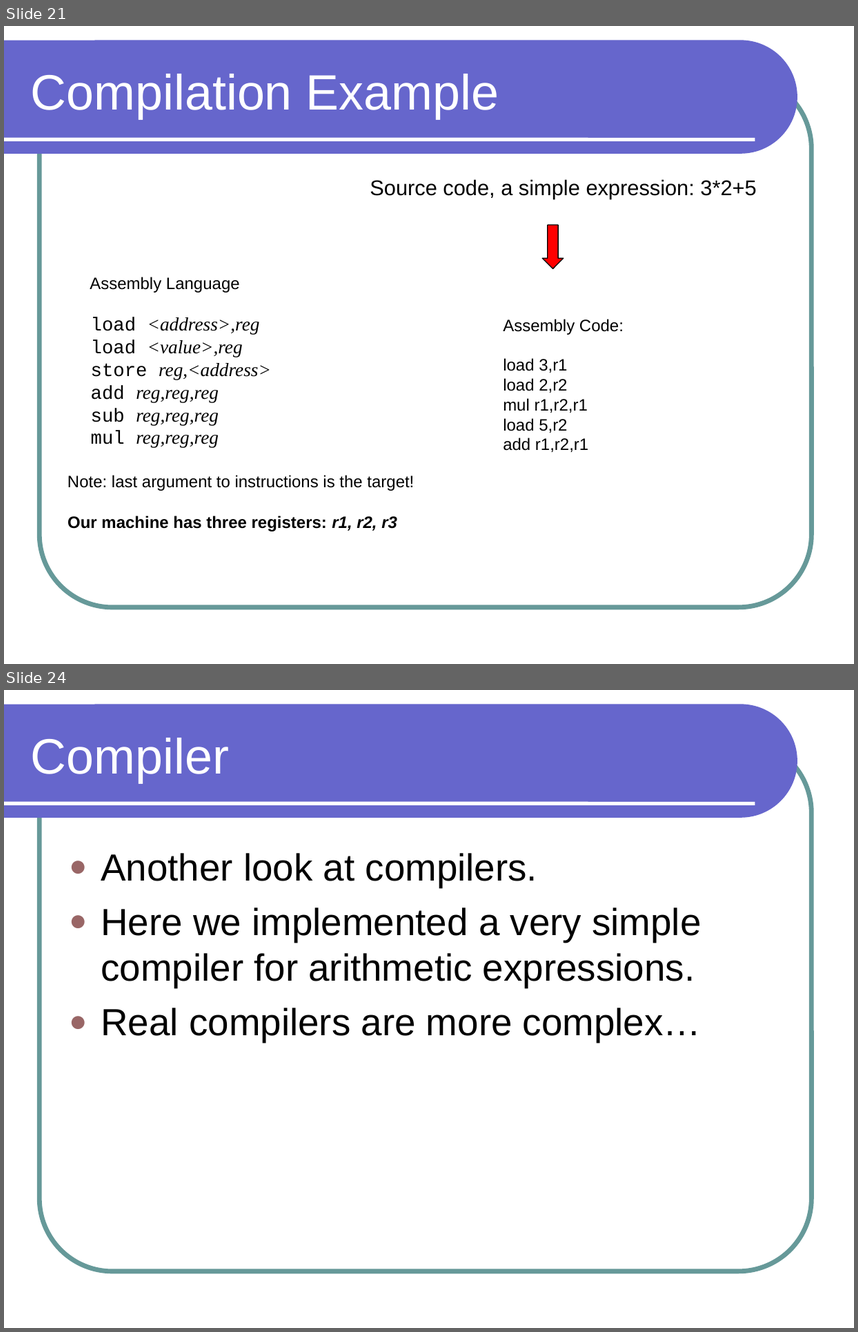
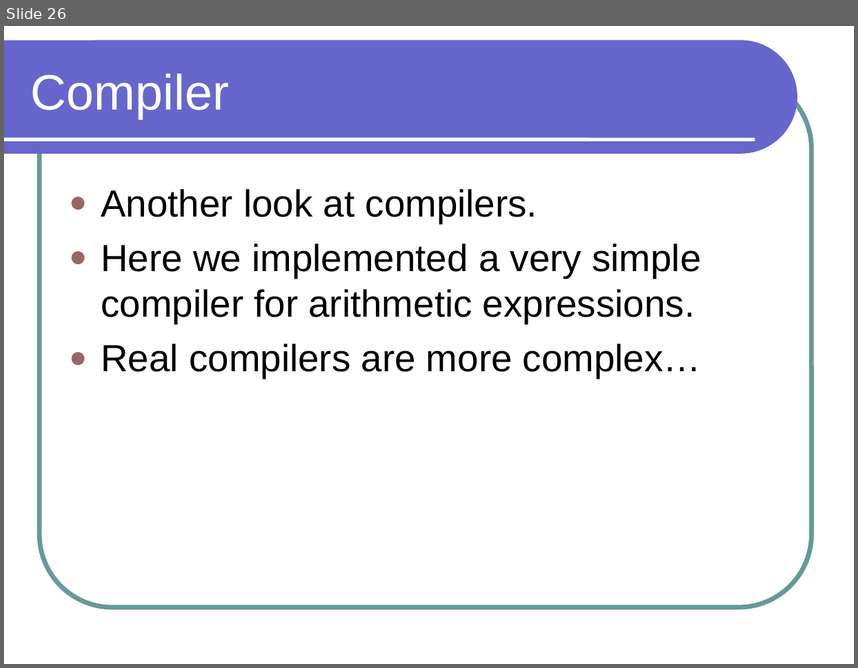
Before and after one commit to lutzhamel/CSC301, a slide deck: notes/csc301-ln012.ppt. Shown one above the other, each under a label of ours: slides 21 and 24 before the commit, slide 26 after it; the slides between them are not shown. The pictures are 858x1332 and 858x668 pixels, drawn with LibreOffice and Linux fonts; fonts in the diff are those of the drawing. Boxes give left, top, right and bottom in pixels: in the first picture for what was removed or moved away, otherwise in the second. Text is boxed around its words. In the diff, an @@ line names an element or a change of style, - is before the commit and + after.

```diff
--- a/notes/csc301-ln012.ppt
+++ b/notes/csc301-ln012.ppt
@@ slide 21 removed at [4,26,854,664], background #FFFFFF; not listed: 3 template elements that a slide beside it also shows @@
@@ title removed at [31,74,499,118] @@
-Compilation Example
@@ text removed at [370,179,756,199] @@
-Source code, a simple expression: 3*2+5
@@ down arrow removed at [542,225,564,269] @@
@@ text removed at [90,276,240,292] @@
-Assembly Language
@@ text removed at [91,317,271,448] @@
-load <address>,reg
-load <value>,reg
-store reg,<address>
-add reg,reg,reg
-sub reg,reg,reg
-mul reg,reg,reg
@@ text removed at [503,319,624,452] @@
-Assembly Code:
-load 3,r1
-load 2,r2
-mul r1,r2,r1
-load 5,r2
-add r1,r2,r1
@@ text removed at [67,474,414,490] @@
-Note: last argument to instructions is the target!
@@ text removed at [67,515,397,531] @@
-Our machine has three registers: r1, r2, r3
@@ what was slide 24 is now slide 26 @@
```
Also in this commit, not shown: 7 slides changed, 3 slides added, 3 other files.
